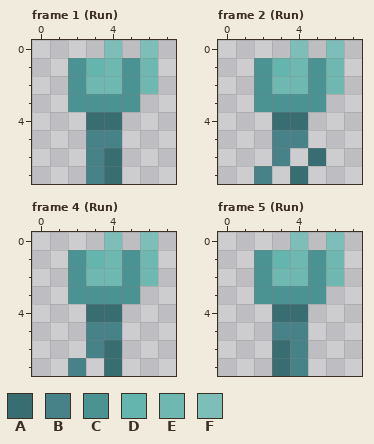
Pixel-art file, stored at player2.ase. This is how it looked before the edit.
8x8 pixels, 24 frames. Colours within 5 levels of each other are drawn and written as one. Shown: frame 1 (Run), frame 2 (Run), frame 4 (Run), frame 5 (Run). The commit also changed other frames, which this record leaves out.
Visible layers, top first: "Layer 1", "Layer 3".
Palette (. is transparent): A #386d72  B #478288  C #4b9393  D #63b5ad  E #6fb8b1  F #7dbfb8
Pixels before, frame 1 (Run), first column x 2:
0 ..F.F
1 CDECE
2 CEECE
3 CCCC.
4 .AA..
5 .BB..
6 .BA..
7 .BA..
Pixels before, frame 2 (Run), first column x 2:
0 ..F.F
1 CDECE
2 CEECE
3 CCCC.
4 .AA..
5 .BB..
6 .B.A.
7 B.A..
Pixels before, frame 4 (Run), first column x 2:
0 ..F.F
1 CDECE
2 CEECE
3 CCCC.
4 .AA..
5 .BB..
6 .BA..
7 B.A..
Pixels before, frame 5 (Run), first column x 2:
0 ..F.F
1 CDECE
2 CEECE
3 CCCC.
4 .AA..
5 .BB..
6 .AB..
7 .AB..
New version:
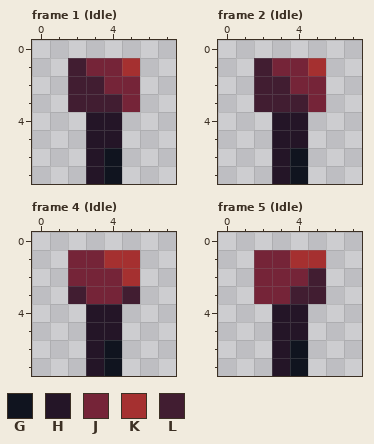
Colours new in this view: G #10141f  H #241527  J #752438  K #a53030  L #411d31
Change:
layer "Layer 1" now hidden
layer "Layer 1 Copy" added
Changed rows in their new state; - is an unchanged pixel.
Frame 1 (Idle):
first column x 2:
0 --.-.
1 LJJK.
2 LLJJ.
3 LLLJ-
4 -HH--
5 -HH--
6 -HG--
7 -HG--
Frame 2 (Idle):
first column x 2:
0 --.-.
1 LJJK.
2 LLJJ.
3 LLLJ-
4 -HH--
5 -HH--
6 -HG.-
7 .HG--
Frame 4 (Idle):
first column x 2:
0 --.-.
1 JJKK.
2 JJJK.
3 LJJL-
4 -HH--
5 -HH--
6 -HG--
7 .HG--
Frame 5 (Idle):
first column x 2:
0 --.-.
1 JJKK.
2 JJJL.
3 JJLL-
4 -HH--
5 -HH--
6 -HG--
7 -HG--
Where, in picture pixels (left, top, right, bottom), the same in both pictures:
changed: (68, 40, 158, 184)
changed: (254, 40, 344, 184)
changed: (68, 232, 158, 376)
changed: (254, 232, 344, 376)
